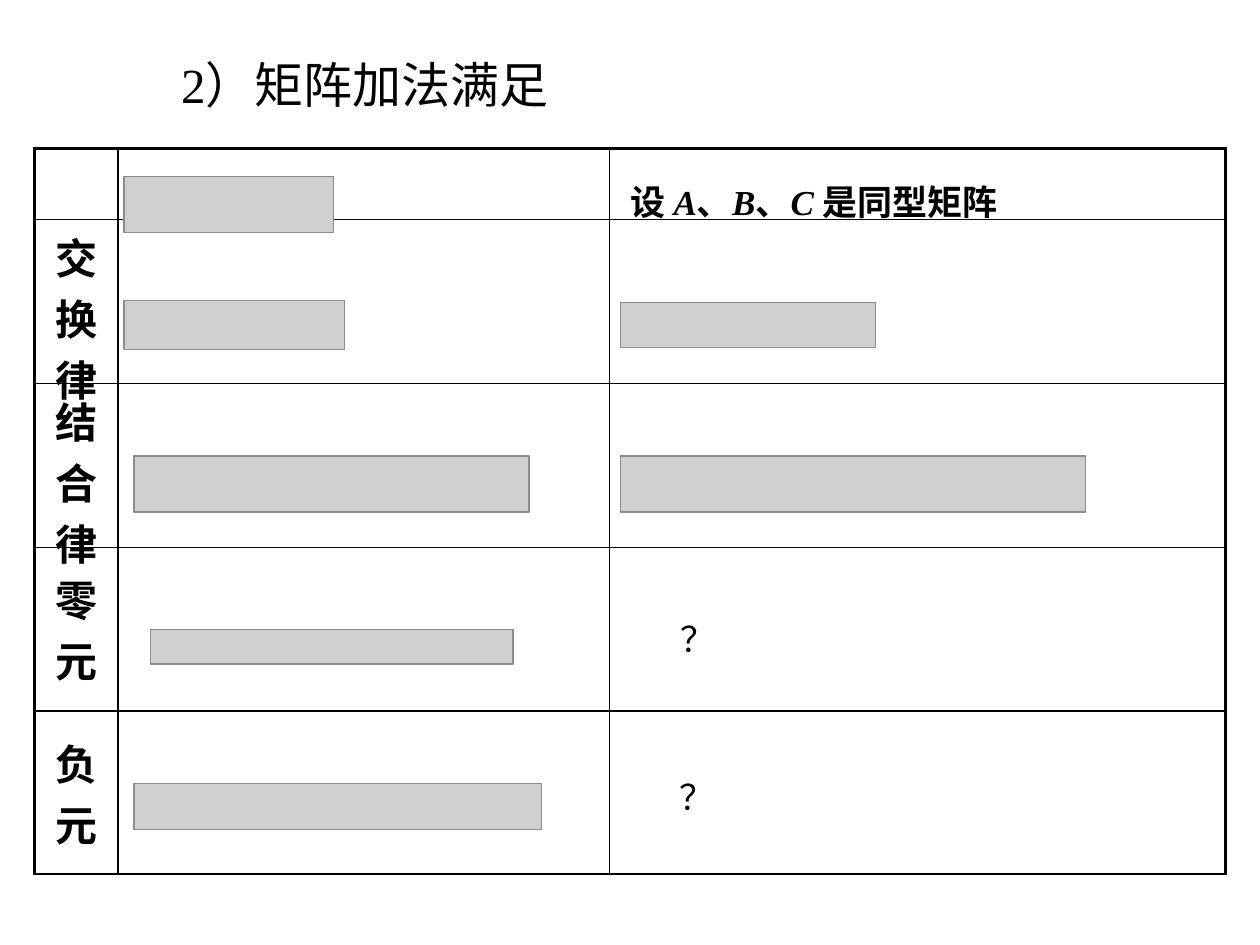
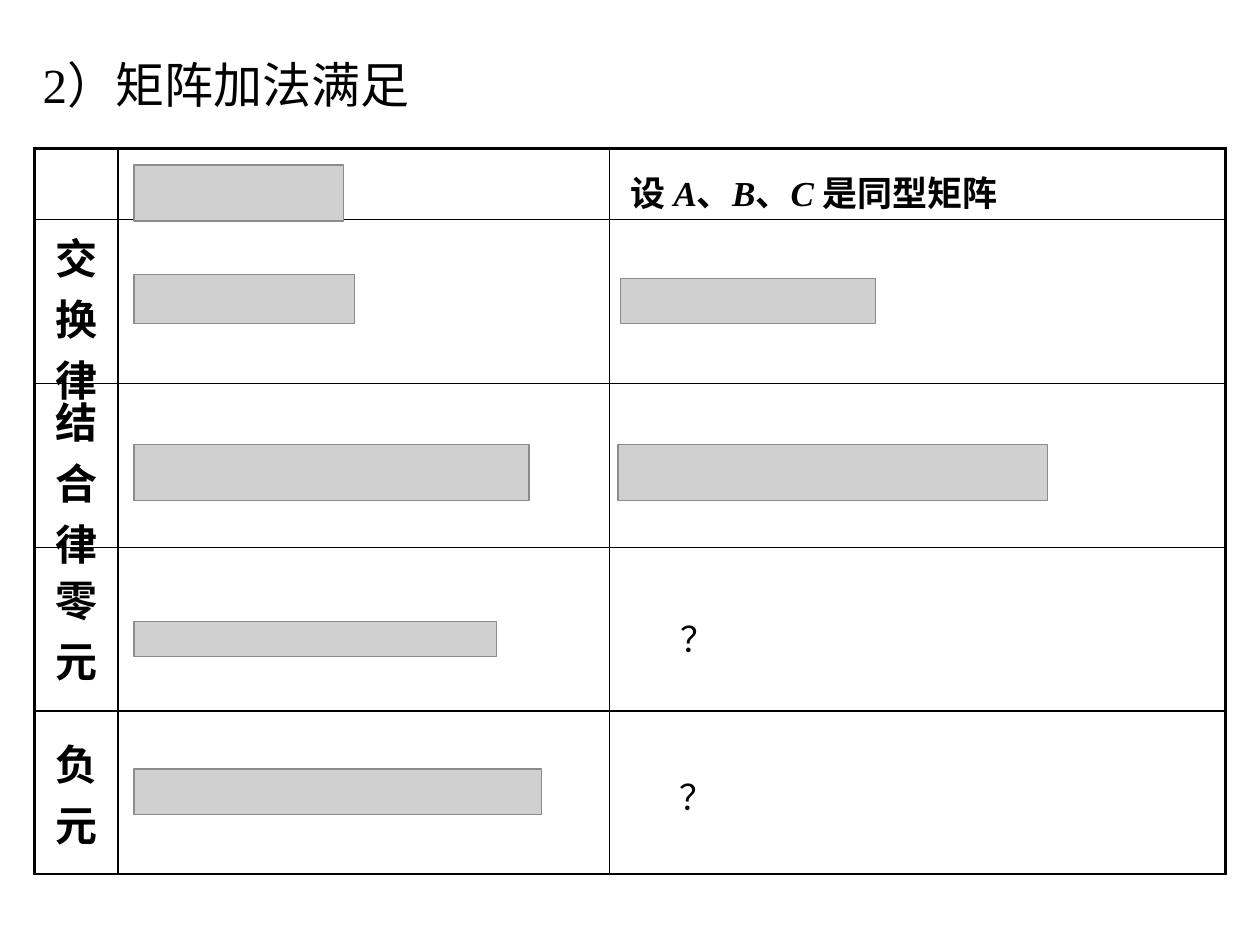
Before and after one commit to zhangbiaomath/zhangbiaomath.github.io, a slide deck: slide 14 of teaching/gaodai/ch4/高等代数第4章-矩阵.pptx. Drawn at 1260x945 pixels with LibreOffice and Linux fonts; fonts in the diff are those of the drawing; grey boxes stand for pictures. Boxes give left, top, right and bottom in pixels: in the first picture for what was removed or moved away, otherwise in the second. Text is boxed around its words. In the diff, an @@ line names an element or a change of style, - is before the commit and + after.

```diff
--- a/teaching/gaodai/ch4/高等代数第4章-矩阵.pptx
+++ b/teaching/gaodai/ch4/高等代数第4章-矩阵.pptx
@@ text "2）矩阵加法满足" moved from (x1=181, y1=65, x2=548, y2=108) to (x1=43, y1=65, x2=410, y2=108) @@
@@ picture moved from (x1=123, y1=176, x2=333, y2=232) to (x1=134, y1=165, x2=343, y2=220) @@
@@ text "设 A、B、C 是同型矩阵" moved from (x1=631, y1=185, x2=998, y2=220) to (x1=631, y1=176, x2=998, y2=209) @@
@@ picture moved from (x1=123, y1=301, x2=344, y2=350) to (x1=134, y1=275, x2=354, y2=324) @@
@@ picture moved from (x1=620, y1=302, x2=876, y2=348) to (x1=620, y1=278, x2=876, y2=324) @@
@@ picture moved from (x1=134, y1=456, x2=529, y2=512) to (x1=134, y1=445, x2=529, y2=500) @@
@@ picture resized from (x1=620, y1=456, x2=1085, y2=512) to (x1=619, y1=445, x2=1048, y2=500) @@
@@ picture moved from (x1=150, y1=629, x2=513, y2=664) to (x1=134, y1=621, x2=496, y2=656) @@
@@ picture moved from (x1=134, y1=784, x2=541, y2=829) to (x1=134, y1=769, x2=541, y2=814) @@
```
Also in this commit, not shown: 4 other slides changed, 1 other file.
